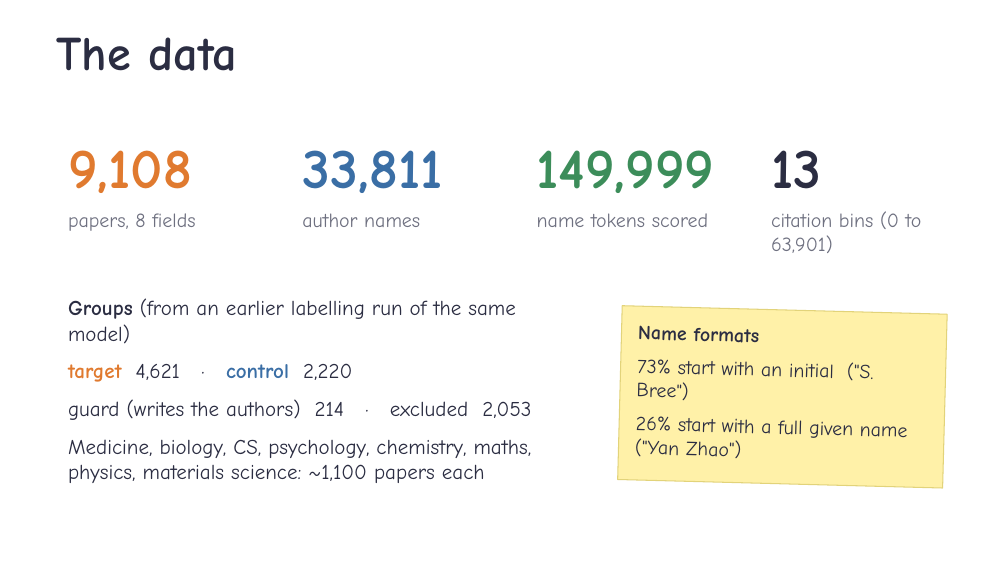
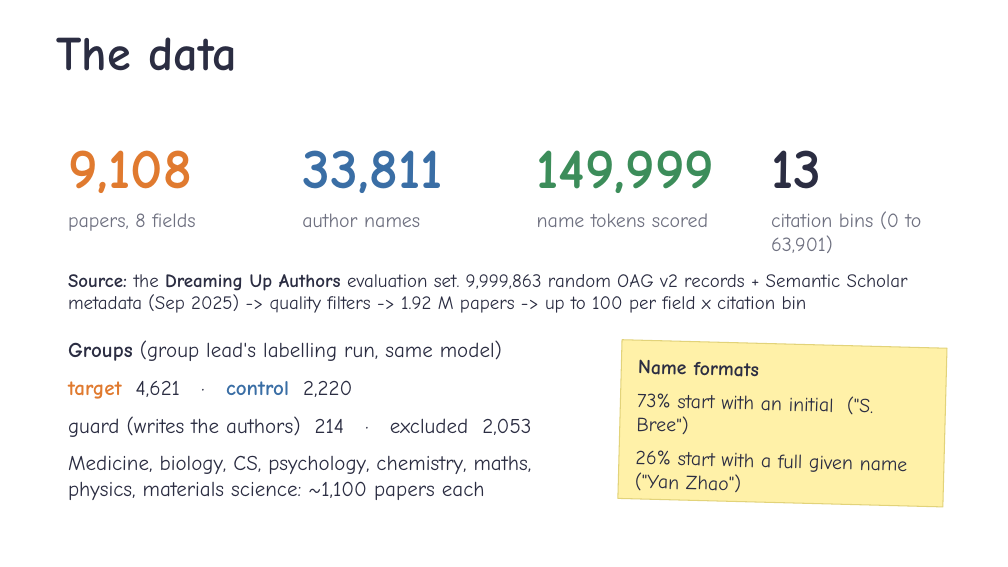
Before and after one commit to ZhiQ1/jlens-authorship-recall, a slide deck: slide 3 of experiment_files/351_stage10/reports/talk/Stage10_author_readout_talk.pptx. Drawn at 1008x567 pixels with LibreOffice and Linux fonts; fonts in the diff are those of the drawing; background and template pictures are left out. Boxes give left, top, right and bottom in pixels: in the first picture for what was removed or moved away, otherwise in the second. Text is boxed around its words. In the diff, an @@ line names an element or a change of style, - is before the commit and + after.

Commit message:
Report and talk: data provenance, label and lens-fitting details, Stage 11 design details, read-early/spoken-late wording; Stage 12 fit takeover

```diff
--- a/experiment_files/351_stage10/reports/talk/Stage10_author_readout_talk.pptx
+++ b/experiment_files/351_stage10/reports/talk/Stage10_author_readout_talk.pptx
@@ text added at [68,274,908,313], 18 pt, text #2B2D42 @@
+Source: the Dreaming Up Authors evaluation set. 9,999,863 random OAG v2 records + Semantic Scholar metadata (Sep 2025) -> quality filters -> 1.92 M papers -> up to 100 per field x citation bin
@@ text at [68,340,502,361]: text changed @@
-Groups (from an earlier labelling run of the same model)
+Groups (group lead's labelling run, same model)
@@ text "Groups (group lead's labelling run, ...": place and size @@
-text "Groups (group lead's labelling run, ..." at [68,298,532,483]
+text "Groups (group lead's labelling run, ..." at [68,340,532,500]
@@ rectangle "Name formats": place and size @@
-rectangle "Name formats" at [618,306,947,488]
+rectangle "Name formats" at [618,340,947,507]
```
Also in this commit, not shown: 6 other slides changed, 2 slides added, 5 other files.
